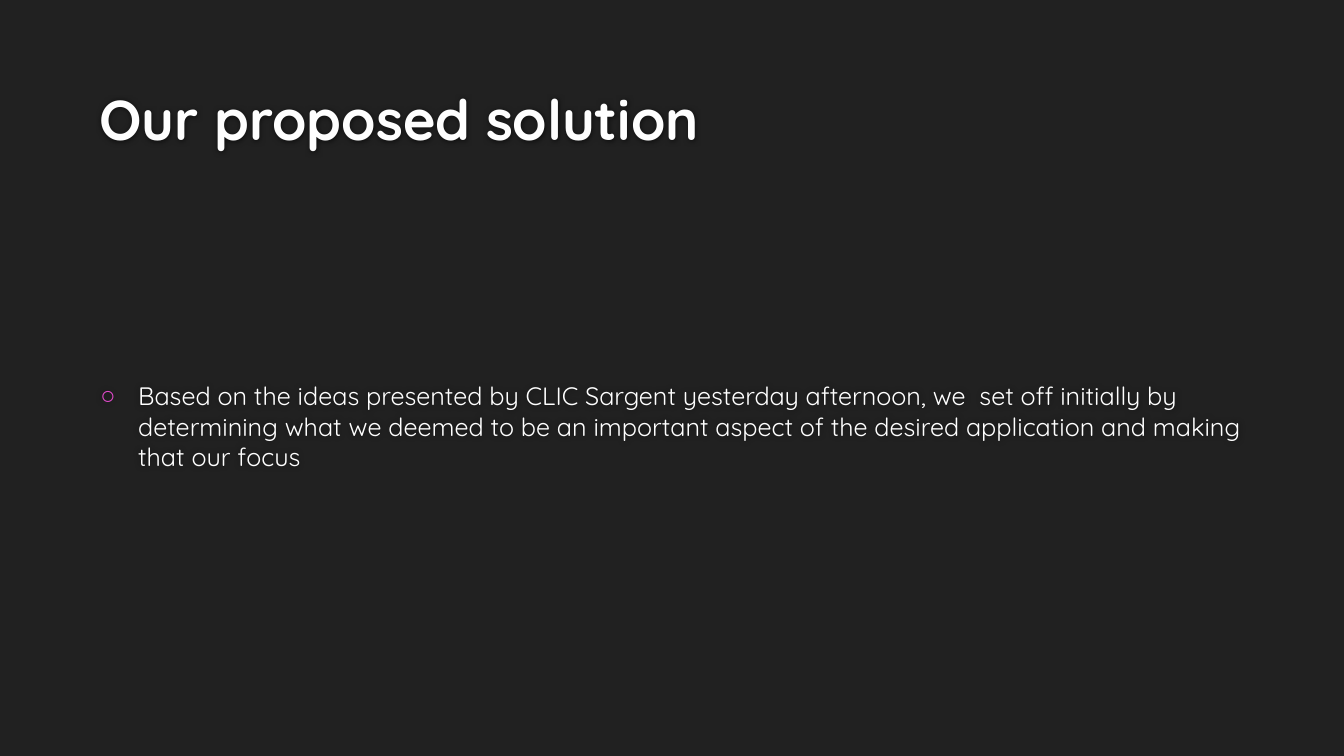
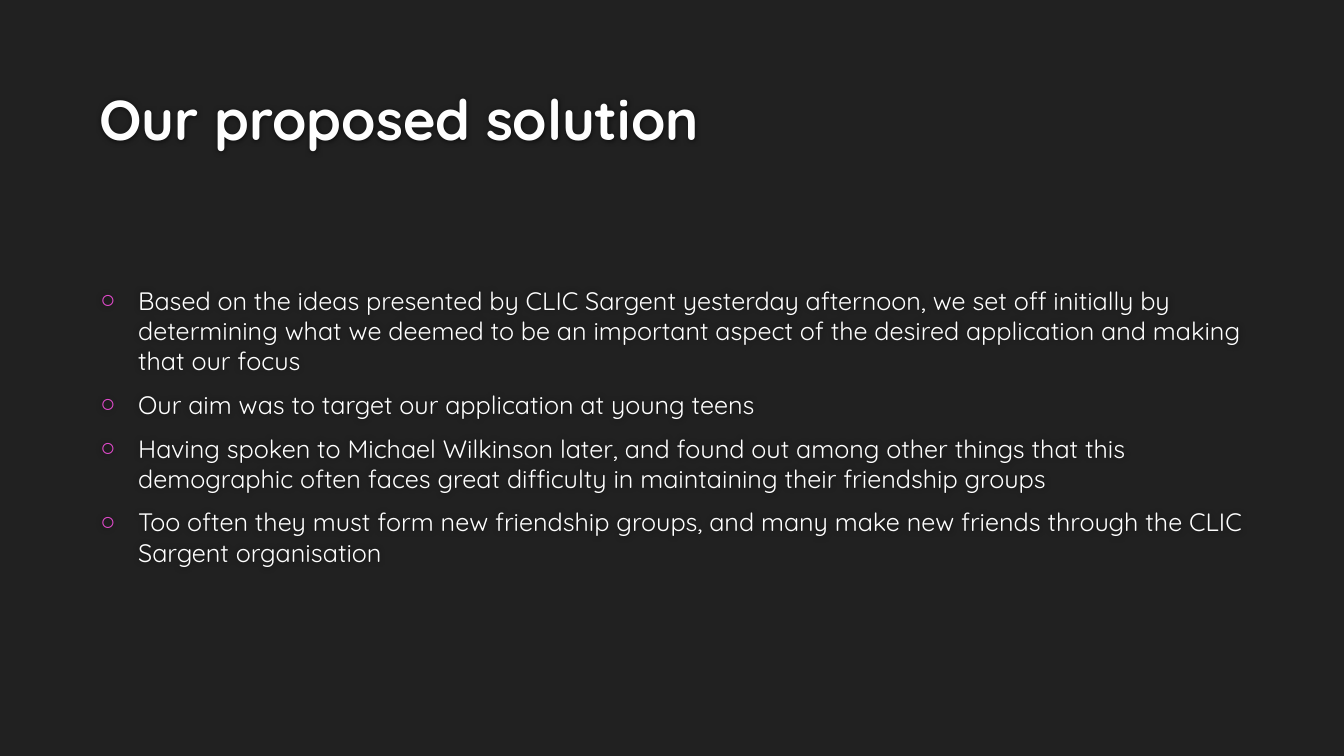
Before and after one commit to cfg-london/team-10, a slide deck: slide 2 of CLIC_SARGENT.pptx. Drawn at 1344x756 pixels with LibreOffice and Linux fonts; fonts in the diff are those of the drawing; background and template pictures are left out. Boxes give left, top, right and bottom in pixels: in the first picture for what was removed or moved away, otherwise in the second. Text is boxed around its words. In the diff, an @@ line names an element or a change of style, - is before the commit and + after.

Commit message:
powerpoint changes

```diff
--- a/CLIC_SARGENT.pptx
+++ b/CLIC_SARGENT.pptx
@@ text at box(138, 395, 1242, 567): paragraphs added @@
+○ Our aim was to target our application at young teens
+○ Having spoken to Michael Wilkinson later, and found out among other things that this demographic often faces great difficulty in maintaining their friendship groups
+○ Too often they must form new friendship groups, and many make new friends through the CLIC Sargent organisation
```
Also in this commit, not shown: 1 other slide changed.
